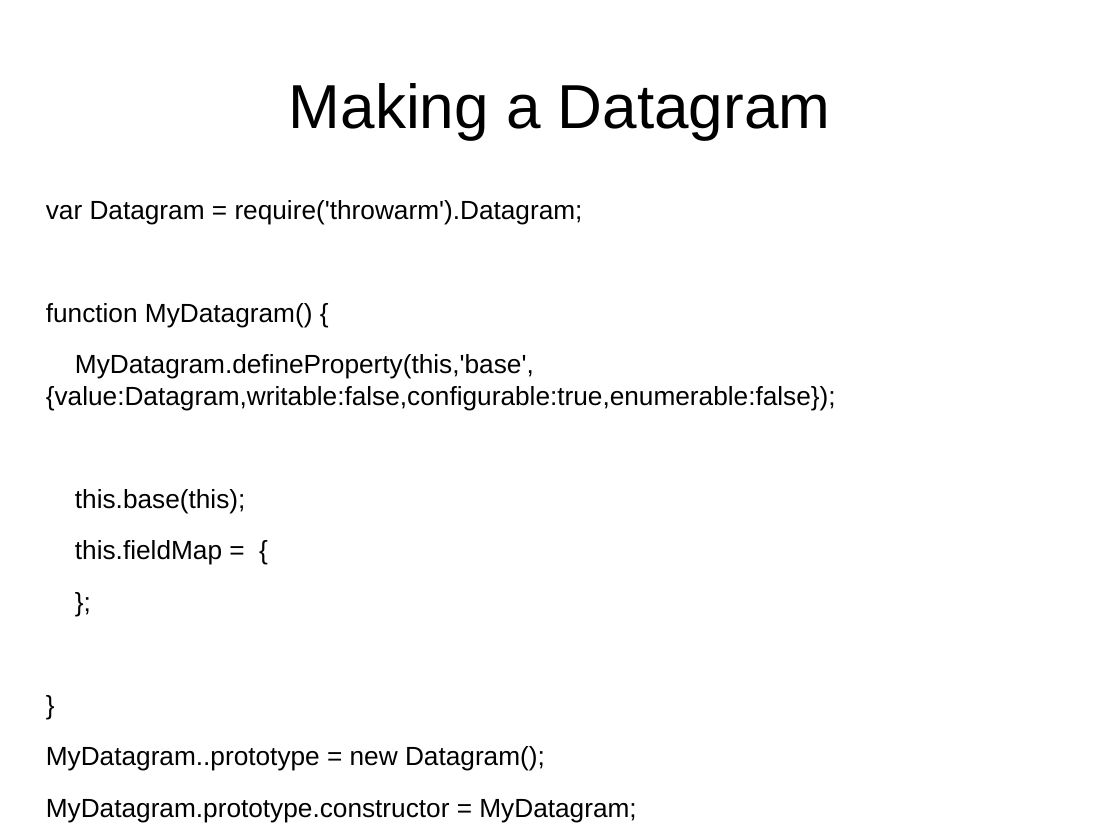
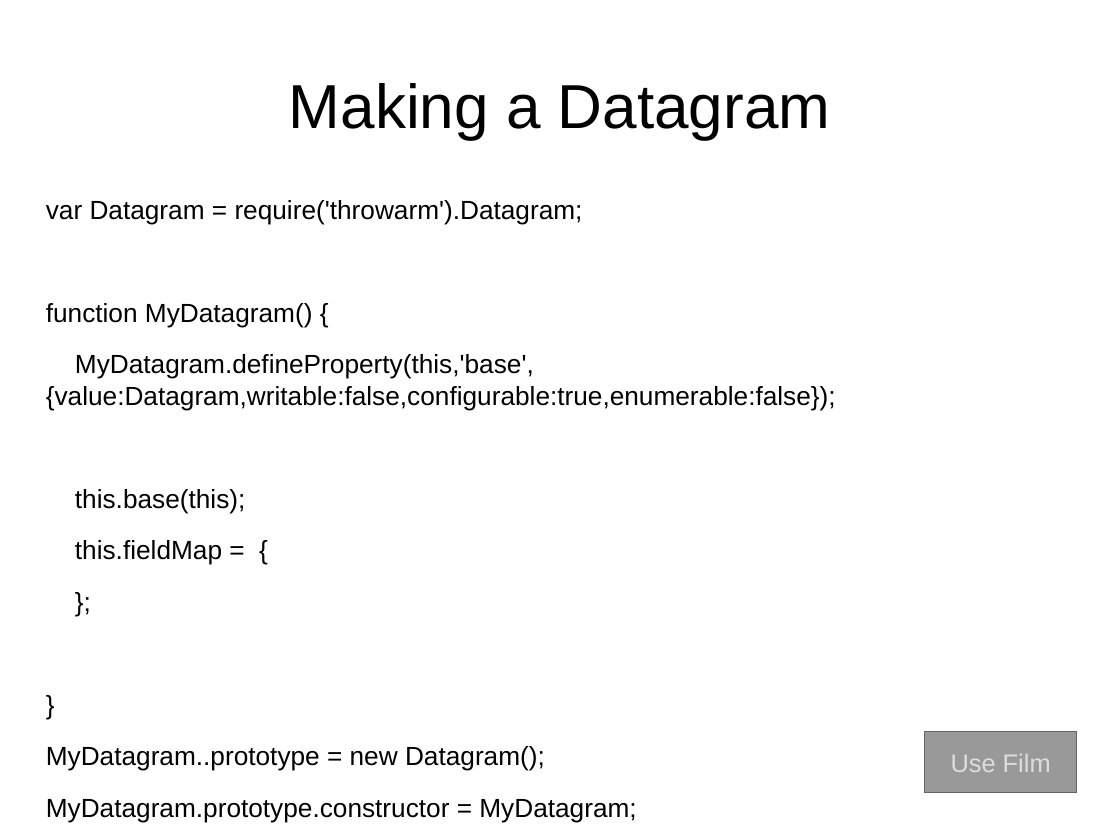
Before and after one commit to jrosendahl/denverJS-20140605-throwarm, a slide deck: slide 7 of presentation.odp (slide 6 before the commit). Drawn at 1120x840 pixels with LibreOffice and Linux fonts; fonts in the diff are those of the drawing. Boxes give left, top, right and bottom in pixels: in the first picture for what was removed or moved away, otherwise in the second. Text is boxed around its words. In the diff, an @@ line names an element or a change of style, - is before the commit and + after.

```diff
--- a/presentation.odp
+++ b/presentation.odp
@@ rectangle added at [925,732,1077,793], fill #999999, outline #666666 0 pt, 18 pt, text #DDDDDD @@
+Use Film
```
Also in this commit, not shown: 5 other slides changed, 1 slide added, 1 other file.
